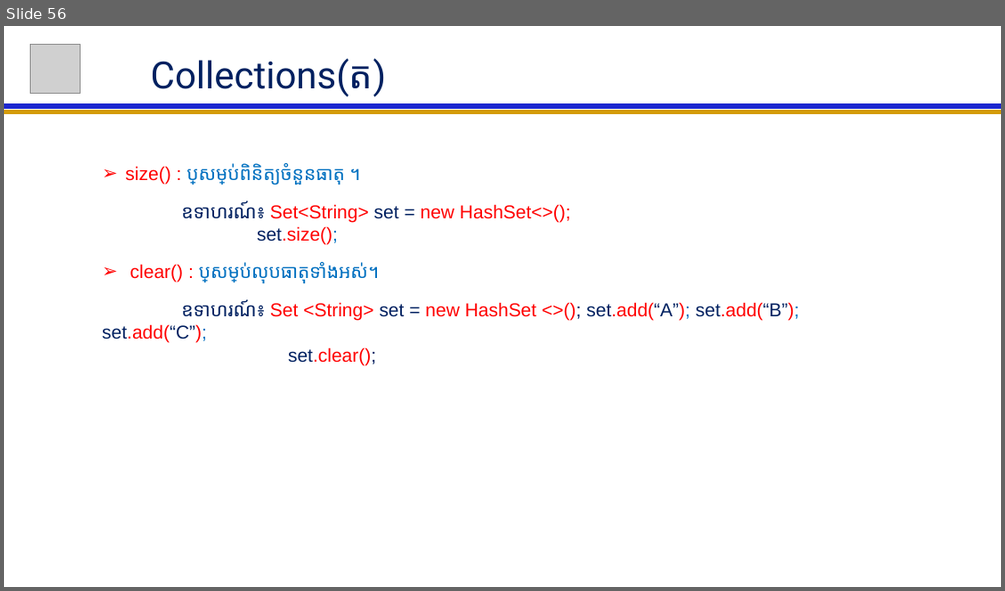
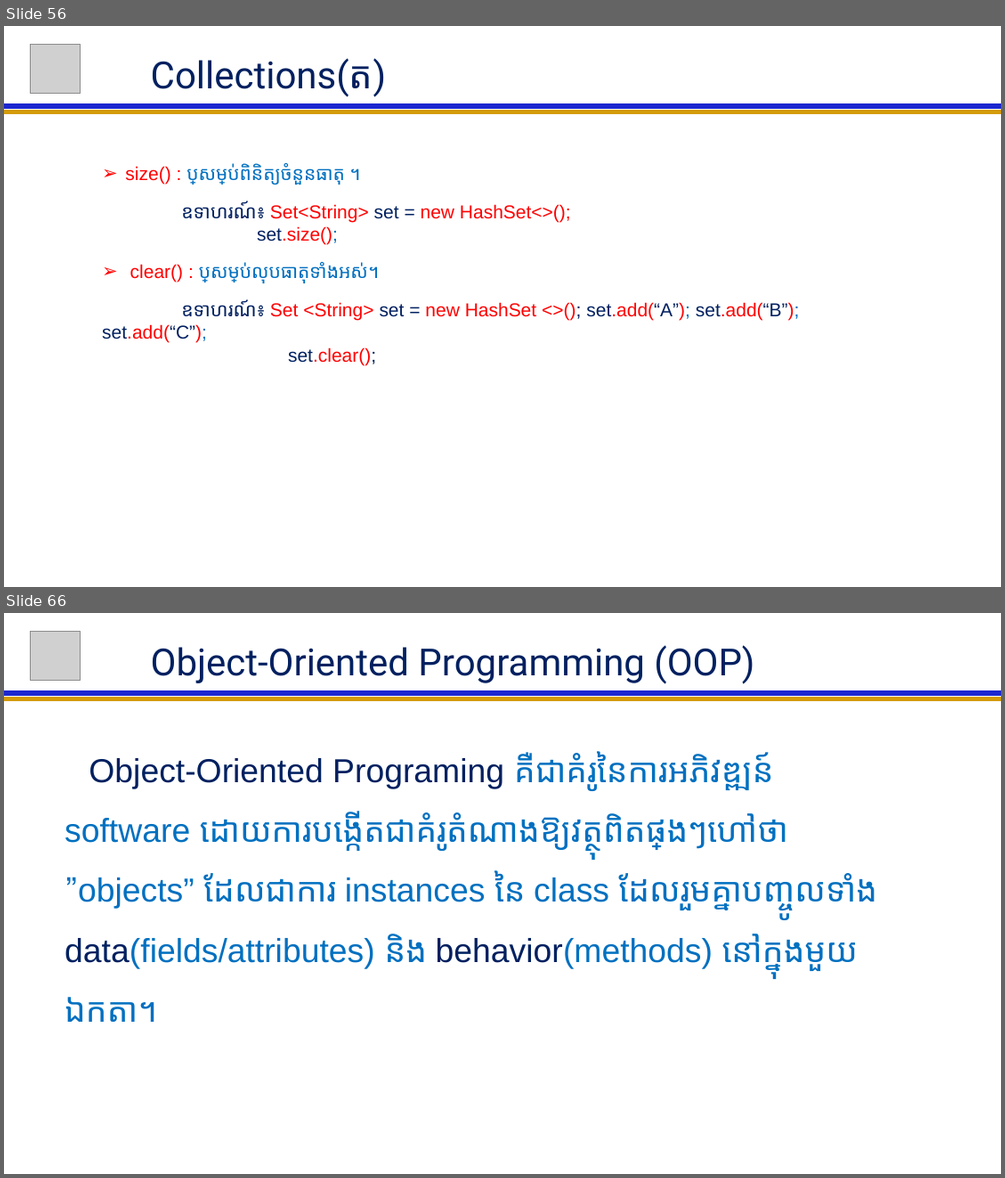
Before and after one commit to NGOUNCHHENGHY/ACLEDA-Java-For-Beginer, a slide deck: Java For Beginer Lession.pptx. Shown one above the other, each under a label of ours: slide 56 before the commit, slides 56 and 66 after it; the slides between them are not shown. The pictures are 1005x591 and 1005x1178 pixels, drawn with LibreOffice and Linux fonts; fonts in the diff are those of the drawing; grey boxes stand for pictures. Boxes give left, top, right and bottom in pixels: in the first picture for what was removed or moved away, otherwise in the second. Text is boxed around its words. In the diff, an @@ line names an element or a change of style, - is before the commit and + after.

```diff
--- a/Java For Beginer Lession.pptx
+++ b/Java For Beginer Lession.pptx
@@ slide 66 added at (4,613,1001,1174), background #FFFFFF @@
@@ picture added at (31,631,81,681) @@
@@ title added at (151,645,754,684), 36 pt, text #002060 @@
+Object-Oriented Programming (OOP)
@@ line added from (4, 699) to (1001, 699), #D49B06 4.5 pt @@
@@ line added from (4, 693) to (1001, 693), #1C27CF 4.5 pt @@
@@ subtitle added at (65,752,877,971), 32 pt, text #0070C0 @@
+Object-Oriented Programing គឺជាគំរូនៃការអភិវឌ្ឍន៍ software ដោយការបង្កើតជាគំរូតំណាងឱ្យវត្ថុពិតផ្សេងៗហៅថា ”objects” ដែលជាការ instances នៃ class ដែលរួមគ្នាបញ្ចូលទាំង data(fields/attributes) និង behavior(methods) នៅក្នុងមួយឯកតា។
```
Also in this commit, not shown: 3 slides changed, 16 other slides added.
